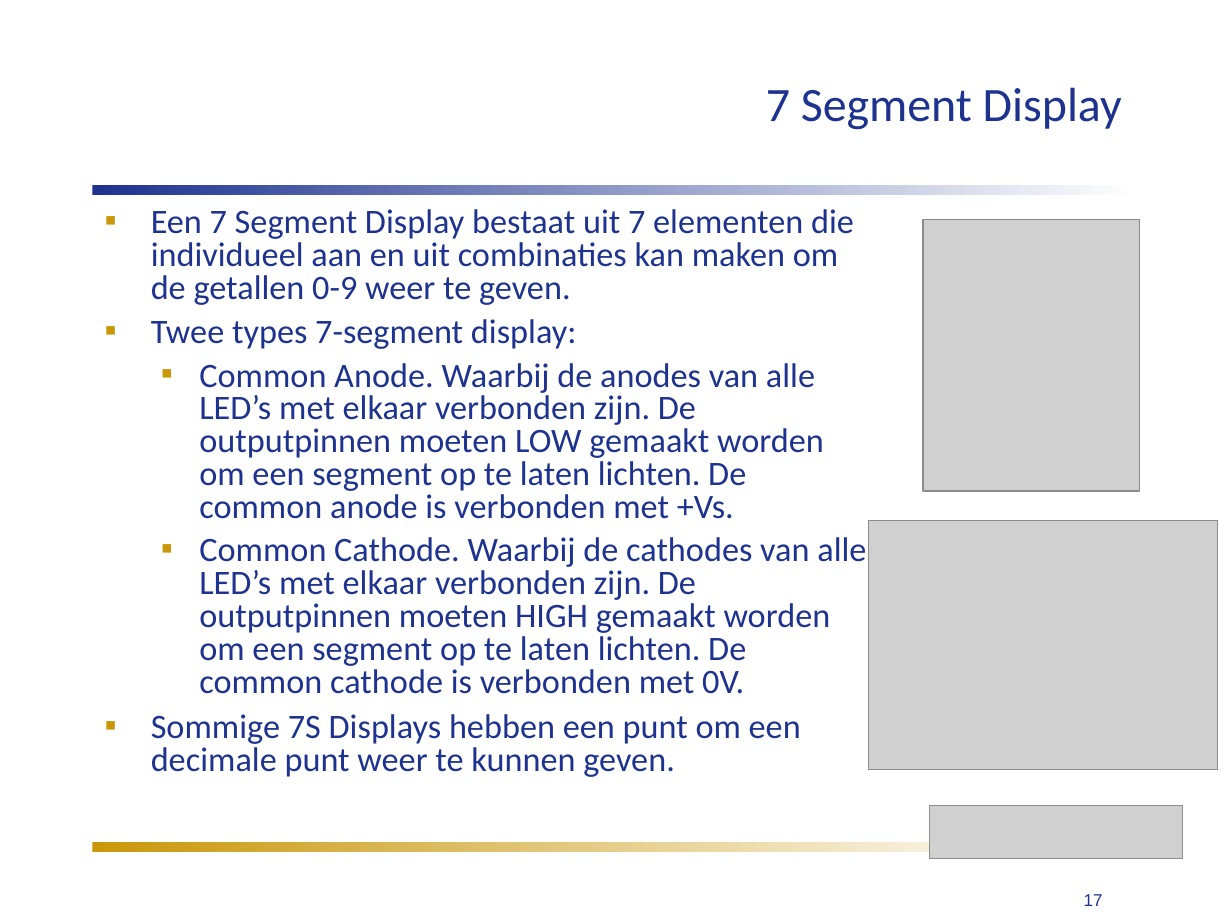
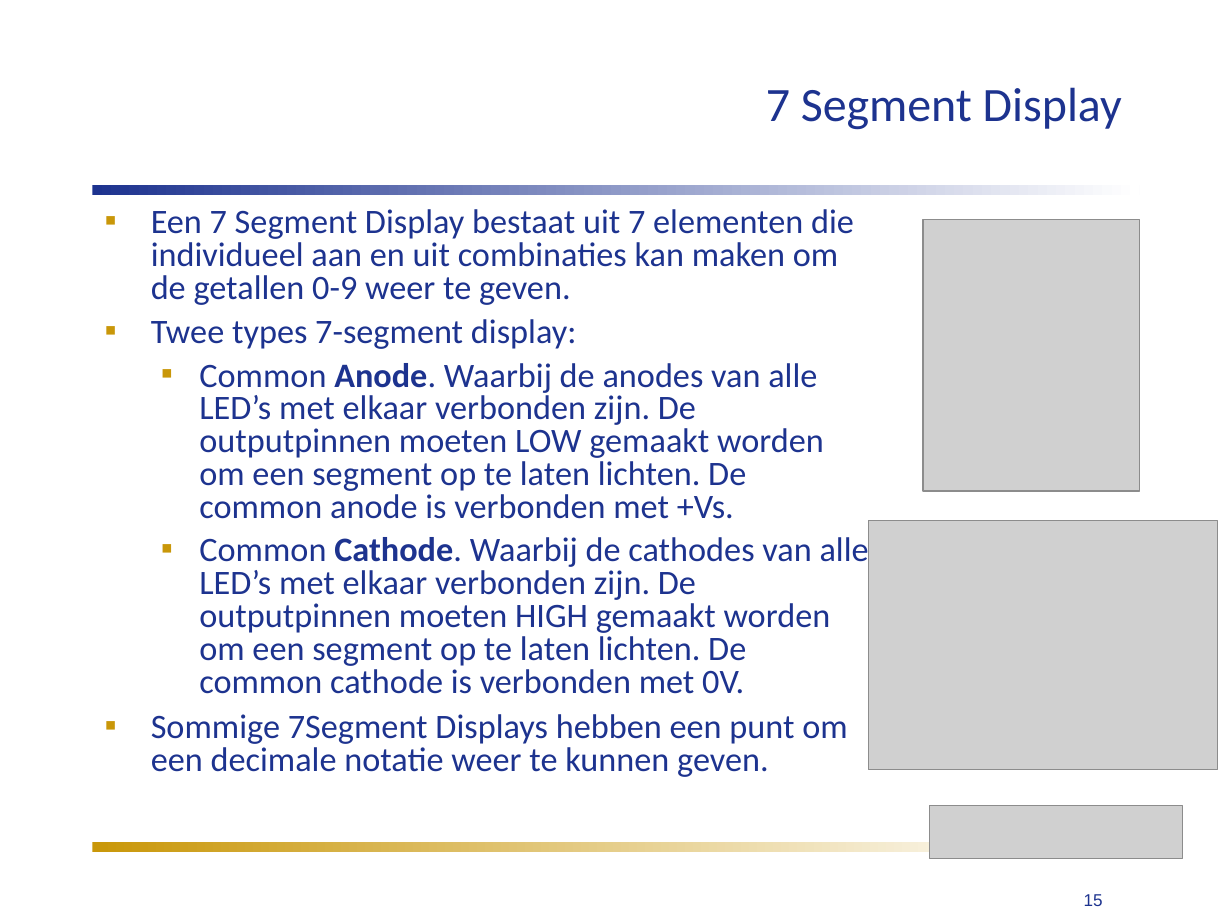
Before and after one commit to humiq/Greendevelopment, a slide deck: slide 15 of trunk/documents/Colleges/ISIROB College 4.ppt (slide 17 before the commit). Drawn at 1232x924 pixels with LibreOffice and Linux fonts; fonts in the diff are those of the drawing; grey boxes stand for pictures. Boxes give left, top, right and bottom in pixels: in the first picture for what was removed or moved away, otherwise in the second. Text is boxed around its words. In the diff, an @@ line names an element or a change of style, - is before the commit and + after.

```diff
--- a/trunk/documents/Colleges/ISIROB College 4.ppt
+++ b/trunk/documents/Colleges/ISIROB College 4.ppt
@@ text at [199,363,869,694]: bold on in "Anode.", "Cathode." @@
@@ text at [151,714,847,777]: text changed @@
-▪ Sommige 7S Displays hebben een punt om een decimale punt weer te kunnen geven.
+▪ Sommige 7Segment Displays hebben een punt om een decimale notatie weer te kunnen geven.
@@ page number at [1084,894,1103,906]: text changed @@
-17
+15
```
Also in this commit, not shown: 9 other slides changed, 2 slides removed, 5 other files.
